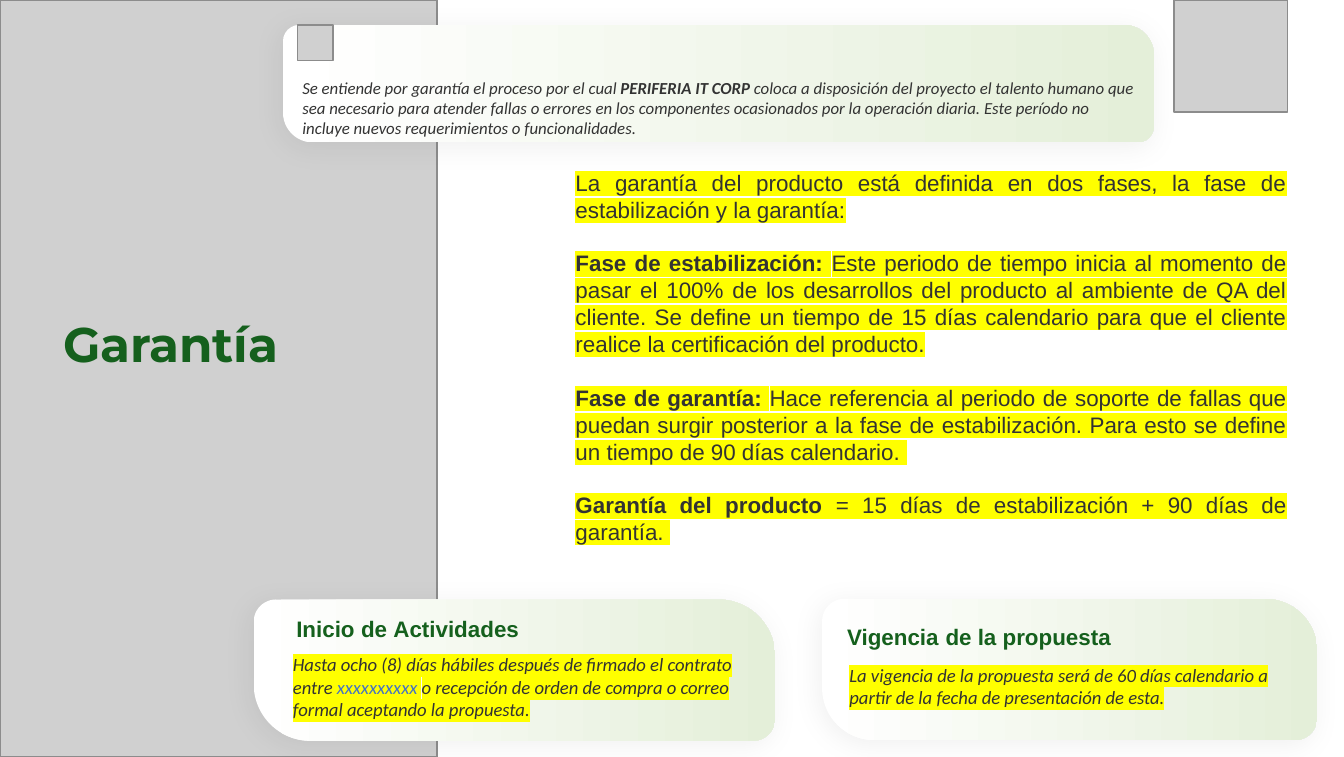
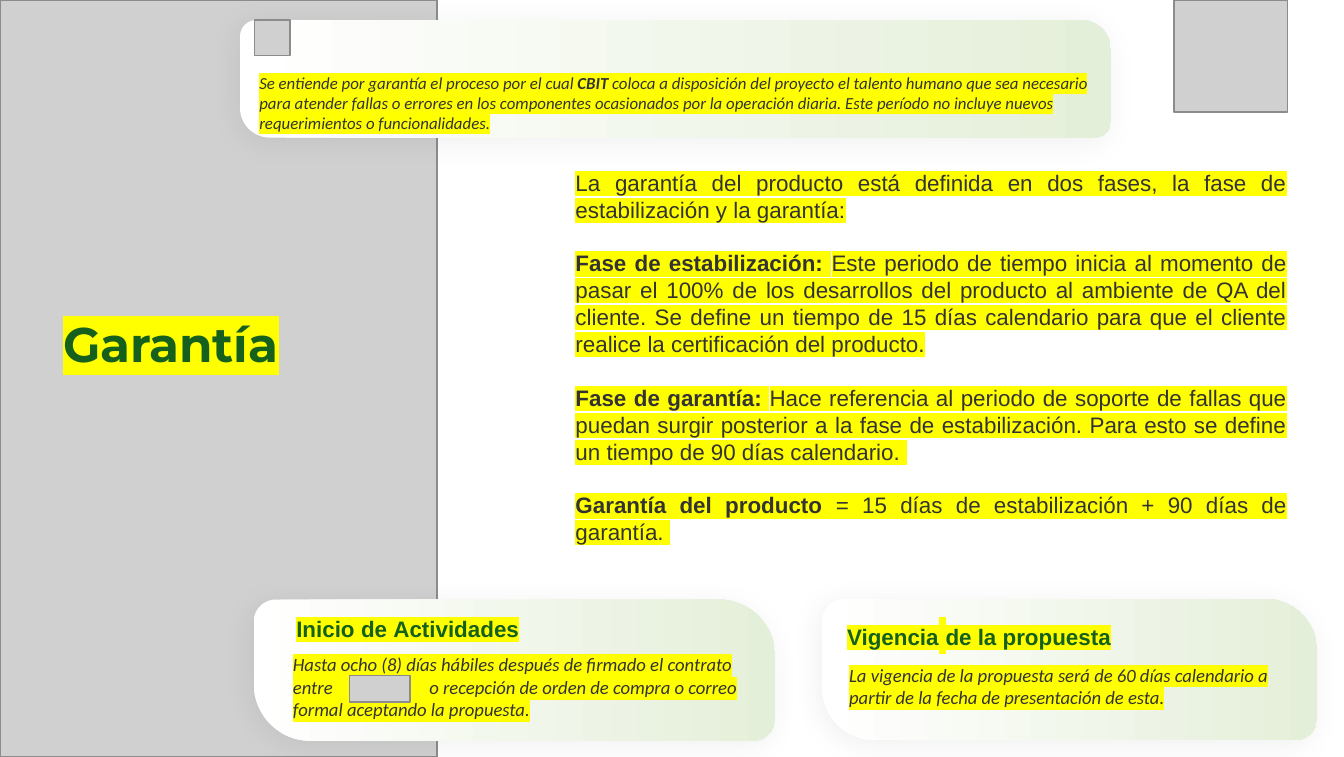
Before and after one commit to KevinLopez25/Solutions, a slide deck: slide 20 of backend/templates/CS-FR-012-PROPUESTA_COMERCIAL_PERIFERIA_IT_CORP.pptx (slide 19 before the commit). Drawn at 1344x757 pixels with LibreOffice and Linux fonts; fonts in the diff are those of the drawing; grey boxes stand for pictures. Boxes give left, top, right and bottom in pixels: in the first picture for what was removed or moved away, otherwise in the second. Text is boxed around its words. In the diff, an @@ line names an element or a change of style, - is before the commit and + after.

```diff
--- a/backend/templates/CS-FR-012-PROPUESTA_COMERCIAL_PERIFERIA_IT_CORP.pptx
+++ b/backend/templates/CS-FR-012-PROPUESTA_COMERCIAL_PERIFERIA_IT_CORP.pptx
@@ round diag rect "Se entiende por garantía el ...": place and size @@
-round diag rect "Se entiende por garantía el ..." at box(284, 26, 1154, 142)
+round diag rect "Se entiende por garantía el ..." at box(241, 20, 1111, 137)
@@ picture: place and size @@
-picture at box(298, 26, 333, 60)
+picture at box(255, 20, 290, 55)
@@ text in round diag rect at box(259, 77, 1087, 135): text changed @@
-Se entiende por garantía el proceso por el cual PERIFERIA IT CORP coloca a disposición del proyecto el talento humano que sea necesario para atender fallas o errores en los componentes ocasionados por la operación diaria. Este período no incluye nuevos requerimientos o funcionalidades.
+Se entiende por garantía el proceso por el cual CBIT coloca a disposición del proyecto el talento humano que sea necesario para atender fallas o errores en los componentes ocasionados por la operación diaria. Este período no incluye nuevos requerimientos o funcionalidades.
@@ highlight none to #FFFF00 in 3 elements at box(63, 315, 278, 363), box(296, 620, 518, 638), box(847, 628, 1111, 650) @@
@@ text at box(293, 657, 736, 719): text changed @@
-Hasta ocho (8) días hábiles después de firmado el contrato entre xxxxxxxxxx o recepción de orden de compra o correo formal aceptando la propuesta.
+Hasta ocho (8) días hábiles después de firmado el contrato entre o recepción de orden de compra o correo formal aceptando la propuesta.
@@ picture added at box(349, 675, 410, 702) @@
```
Also in this commit, not shown: 7 other slides changed, 1 slide added, 3 other files.
